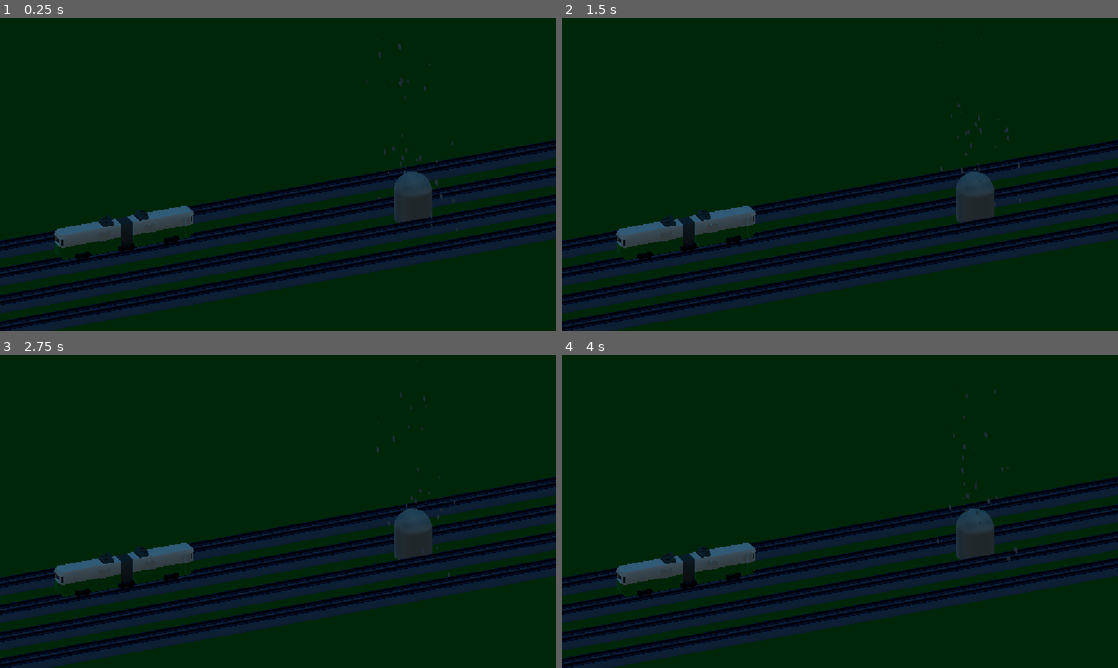
Above: before the commit, frames 1-4 (two rows, left to right).
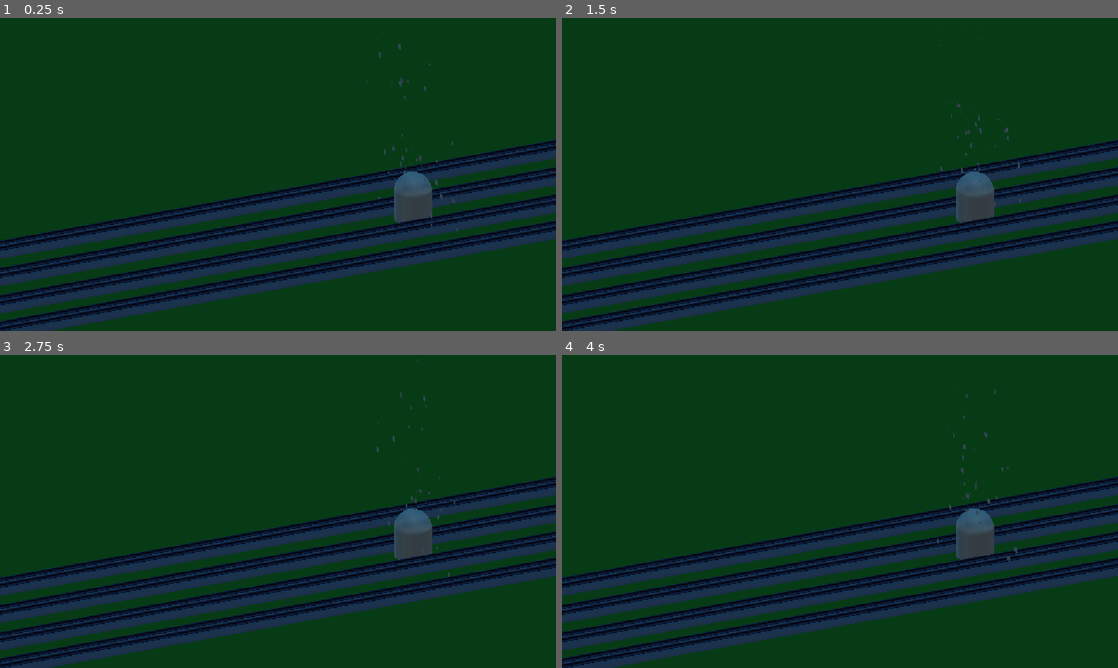
Above: after the commit, the same moments.

Repository: gracedes/mbta-auto-battler
Game: Godot game, scene res://node_2d.tscn
Same seed, same stepped clock (60 frames per second), same inputs: the game is played once before the commit and once after it.
Inputs:
- Up to frame 1 (0.25 s): no input
- Up to frame 2 (1.5 s): tap Enter at 1.25 s
- Up to frame 3 (2.75 s): no input
- Up to frame 4 (4 s): no input

The runs differ from the first frame. In frame 1, 12% of the frame differs, in the area x 0-100%, y 6-100%; in frame 2, 12%; in frame 3, 12%; in frame 4, 12%.
Error before the commit: Parse Error: Unindent doesn't match the previous indentation level. (res://node_2d.gd:106)
Error after the commit: Invalid access to property or key 'data' on a base object of type 'Nil'. (res://scripts/main.gd:56)

Commit message:
refactor of train code sharing

Diff:
--- a/assets/character/blue/blueline.gd
+++ /dev/null
@@ -1,24 +0,0 @@
-extends Node3D
-
-@export var line_name: String = "Blue"
-@export var location_manager: Node
-
-# Called when the node enters the scene tree for the first time.
-func _ready() -> void:
-	set_active(false)
-	if location_manager:
-		location_manager.nearby_lines_updated.connect(_on_nearby_lines_updated)
-	else:
-		print("WARNING: location_manager not assigned on ", name)
-
-func set_active(is_here: bool) -> void:
-	visible = is_here
-	for child in find_children("*", "CollisionShape3D"):
-		child.set_deferred("disabled", not is_here)
-
-func _on_nearby_lines_updated(active_lines: Array) -> void:
-	set_active(line_name in active_lines)
-
-# Called every frame. 'delta' is the elapsed time since the previous frame.
-func _process(delta: float) -> void:
-	pass
--- a/assets/character/orange/orangeline.gd
+++ /dev/null
@@ -1,24 +0,0 @@
-extends Node3D
-
-@export var line_name: String = "Orange"
-@export var location_manager: Node
-
-# Called when the node enters the scene tree for the first time.
-func _ready() -> void:
-	set_active(false)
-	if location_manager:
-		location_manager.nearby_lines_updated.connect(_on_nearby_lines_updated)
-	else:
-		print("WARNING: location_manager not assigned on ", name)
-
-func set_active(is_here: bool) -> void:
-	visible = is_here
-	for child in find_children("*", "CollisionShape3D"):
-		child.set_deferred("disabled", not is_here)
-
-func _on_nearby_lines_updated(active_lines: Array) -> void:
-	set_active(line_name in active_lines)
-
-# Called every frame. 'delta' is the elapsed time since the previous frame.
-func _process(delta: float) -> void:
-	pass
--- a/assets/character/red/redline.gd
+++ /dev/null
@@ -1,20 +0,0 @@
-extends Node3D
-
-@export var line_name: String = "Red"
-@export var location_manager: Node
-
-func _ready() -> void:
-	set_active(false)
-	if location_manager:
-		location_manager.nearby_lines_updated.connect(_on_nearby_lines_updated)
-	else:
-		print("WARNING: location_manager not assigned on ", name)
-
-func set_active(is_here: bool) -> void:
-	visible = is_here
-	for child in find_children("*", "CollisionShape3D"):
-		child.set_deferred("disabled", not is_here)
-
-func _on_nearby_lines_updated(active_lines: Array) -> void:
-	print(name, " received signal! Active lines: ", active_lines)
-	set_active(line_name in active_lines)
--- a/node_2d.tscn
+++ b/node_2d.tscn
@@ -1,15 +1,12 @@
 [gd_scene format=3 uid="uid://4pqund3nukl7"]
 
-[ext_resource type="Script" uid="uid://dt3nc4our1mgp" path="res://node_2d.gd" id="1_wtcfe"]
+[ext_resource type="Script" uid="uid://dt3nc4our1mgp" path="res://scripts/main.gd" id="1_wtcfe"]
 [ext_resource type="PackedScene" uid="uid://cjlq260cxfpcf" path="res://assets/character/green/greenline.fbx" id="2_0hol4"]
 [ext_resource type="PackedScene" uid="uid://dd1n2bcj21j5q" path="res://assets/world/rails.fbx" id="3_epypp"]
-[ext_resource type="Script" uid="uid://dtd6h1ynbhphw" path="res://assets/character/green/greenline.gd" id="3_q6r6c"]
+[ext_resource type="Script" uid="uid://dtd6h1ynbhphw" path="res://scripts/train.gd" id="3_q6r6c"]
 [ext_resource type="PackedScene" uid="uid://gpp4wab8lcqs" path="res://assets/character/red/redline.fbx" id="5_q6r6c"]
-[ext_resource type="Script" uid="uid://ur1si14kmlbp" path="res://assets/character/red/redline.gd" id="6_kdubu"]
 [ext_resource type="PackedScene" uid="uid://bdru7kinus1lt" path="res://assets/character/orange/orangeline.fbx" id="7_rj586"]
 [ext_resource type="PackedScene" uid="uid://bosrbetdc2khk" path="res://assets/character/blue/blueline.fbx" id="8_4d7sh"]
-[ext_resource type="Script" uid="uid://yxl118o7kcu6" path="res://assets/character/orange/orangeline.gd" id="8_ir8iy"]
-[ext_resource type="Script" uid="uid://d3cy707fqfc07" path="res://assets/character/blue/blueline.gd" id="9_4d7sh"]
 
 [sub_resource type="ProceduralSkyMaterial" id="ProceduralSkyMaterial_0e48y"]
 sky_top_color = Color(0.2535078, 0.4738986, 0.62155396, 1)
@@ -23,6 +20,7 @@
 [sub_resource type="Environment" id="Environment_0e48y"]
 background_mode = 2
 background_color = Color(0.20614836, 0.5218468, 0.4711792, 1)
+background_energy_multiplier = 1.25
 sky = SubResource("Sky_epypp")
 sky_custom_fov = 85.7
 reflected_light_source = 1
@@ -192,22 +190,23 @@
 [node name="greenline" parent="." unique_id=1956945032 instance=ExtResource("2_0hol4")]
 transform = Transform3D(1, 0, 0, 0, 1, 0, 0, 0, 1, 0, 1.998, -24.555)
 script = ExtResource("3_q6r6c")
+line_name = "Green"
 
 [node name="AnimationPlayer" type="AnimationPlayer" parent="greenline" unique_id=437037788]
 libraries/ = SubResource("AnimationLibrary_q6r6c")
 speed_scale = 0.714
 
-[node name="redline" parent="." unique_id=82451194 node_paths=PackedStringArray("location_manager") instance=ExtResource("5_q6r6c")]
+[node name="redline" parent="." unique_id=82451194 instance=ExtResource("5_q6r6c")]
 transform = Transform3D(1, 0, 0, 0, 1, 0, 0, 0, 1, -10.589, 1.9352875, -27.284311)
-script = ExtResource("6_kdubu")
-location_manager = NodePath("..")
-
-[node name="orangeline" parent="." unique_id=1932407106 node_paths=PackedStringArray("location_manager") instance=ExtResource("7_rj586")]
+script = ExtResource("3_q6r6c")
+line_name = "Red"
+
+[node name="orangeline" parent="." unique_id=1932407106 instance=ExtResource("7_rj586")]
 transform = Transform3D(1, 0, 0, 0, 1, 0, 0, 0, 1, 10.663, 1.935, -26.837805)
-script = ExtResource("8_ir8iy")
-location_manager = NodePath("..")
-
-[node name="blueline" parent="." unique_id=917154609 node_paths=PackedStringArray("location_manager") instance=ExtResource("8_4d7sh")]
+script = ExtResource("3_q6r6c")
+line_name = "Orange"
+
+[node name="blueline" parent="." unique_id=917154609 instance=ExtResource("8_4d7sh")]
 transform = Transform3D(1, 0, 0, 0, 1, 0, 0, 0, 1, 21.683, 1.935, -26.989553)
-script = ExtResource("9_4d7sh")
-location_manager = NodePath("..")
+script = ExtResource("3_q6r6c")
+line_name = "Blue"
--- a/node_2d.gd
+++ b/scripts/main.gd
@@ -103,4 +103,4 @@
 					detected_lines.append(route)
 			# send signal to train to level up
 			xp_gained.emit(route, xp)
-  nearby_lines_updated.emit(detected_lines)
+		nearby_lines_updated.emit(detected_lines)
--- a/assets/character/green/greenline.gd
+++ b/scripts/train.gd
@@ -1,26 +1,24 @@
 extends Node3D
 
-@export var line_name: String = "Green"
-@export var location_manager: Node
+@export var line_name = ""     # "Green", "Red", "Orange", or "Blue"
+var location_manager: Node
 
 var attack_timer = 0.0
 var ATTACK_TIMER_MAX = 5.0
 
 @export var xp = 0
 var level
-var dps
-var rof
+var dps: float
+var rof: float
 
 # Called when the node enters the scene tree for the first time.
 func _ready() -> void:
 	calculate_vars()
-	var root = get_parent()   # or however it's reached
+	var root = get_parent()
+	location_manager = get_parent()
 	root.xp_gained.connect(_on_xp_gain)
 	set_active(false)
-	if location_manager:
-		location_manager.nearby_lines_updated.connect(_on_nearby_lines_updated)
-	else:
-		print("WARNING: location_manager not assigned on ", name)
+	location_manager.nearby_lines_updated.connect(_on_nearby_lines_updated)
 
 func set_active(is_here: bool) -> void:
 	visible = is_here
@@ -30,22 +28,19 @@
 func _on_nearby_lines_updated(active_lines: Array) -> void:
 	set_active(line_name in active_lines)
 
-# Called every frame. 'delta' is the elapsed time since the previous frame.
 func _process(delta: float) -> void:
 	if attack_timer < ATTACK_TIMER_MAX - rof:
 		attack_timer += delta
 	else:
-		#attack
-		print(attack_timer)
 		attack_timer = 0.0
 
-func _on_xp_gain(route, xp_increase):
+func _on_xp_gain(route, xp_increase) -> void:
 	if route == line_name:
 		xp += xp_increase
 		calculate_vars()
+		print(line_name, " xp:", xp, " level:", level)
 
-func calculate_vars():
+func calculate_vars() -> void:
 	level = (xp / 250) + 1
-	dps = 2.0 * (level ** (2.0/3.0))
+	dps = 2.0 * (level ** (2.0 / 3.0))
 	rof = min(0.1 * (level % 5), ATTACK_TIMER_MAX - 0.25)
-	print("xp: " + str(xp) + " level: " + str(level))
Not shown, removed: assets/character/blue/blueline.gd.uid
Not shown, removed: assets/character/orange/orangeline.gd.uid
Not shown, removed: assets/character/red/redline.gd.uid
Renamed: node_2d.gd.uid -> scripts/main.gd.uid
Renamed: assets/character/green/greenline.gd.uid -> scripts/train.gd.uid
